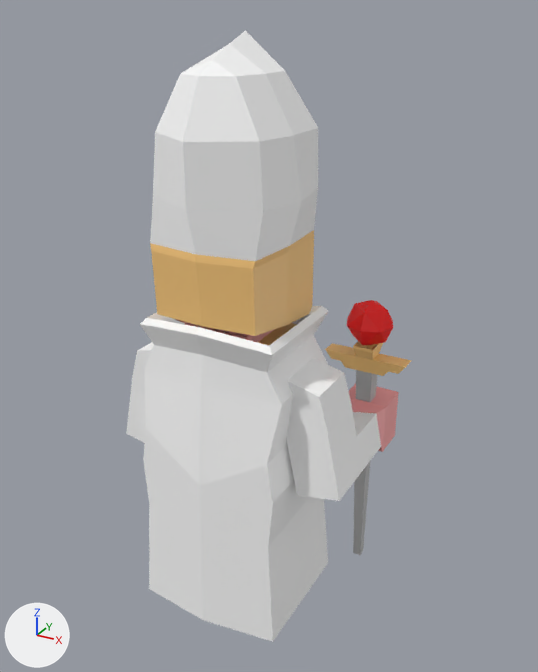
An edit to the FBX model Assets/Art/Models/GEO_CH_Main.fbx, drawn before and after from the same camera.
Rendered twice from a 50 mm lens placed at (0.0174, -0.0284, 0.0295), pointed at (0.0009, 0.0017, 0.0144). The lights are fixed; the arrows at lower left show +X, +Y and +Z. Where no turn or scale is listed for an object, it has been applied to the vertices.

In view in the first picture: 'GEO_CH_Hands_04', 'GEO_CH_Hat_04', 'GEO_CH_Torso_02', 'GEO_Staff_02'.
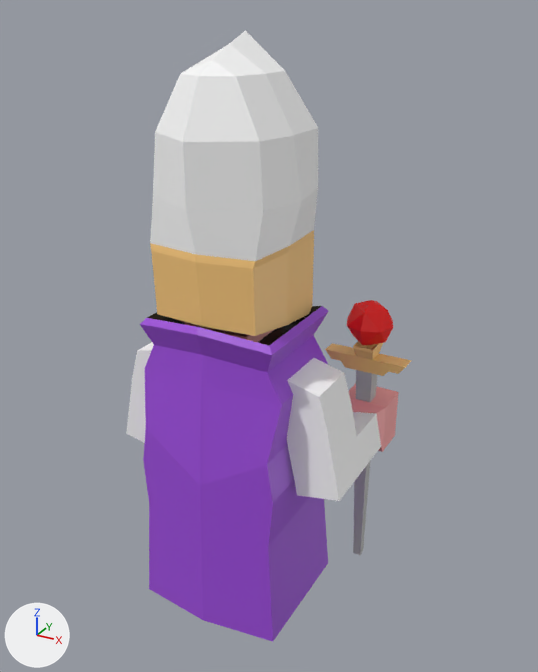
Changed parts and their boxes (x1, y1, x2, y2) in the pictures (538 x 672 px):
```json
{"part": 1, "of": "me_mesh_021", "change": "recoloured", "before": [140, 306, 329, 642], "after": [140, 306, 329, 642], "on screen": "white to purple"}
{"part": 2, "of": "me_mesh_021", "change": "recoloured", "before": [147, 306, 321, 330], "after": [147, 306, 321, 330]}
{"part": 3, "of": "me_mesh_021", "change": "recoloured", "before": [258, 323, 297, 345], "after": [258, 323, 297, 345]}
```

The change, as JSON lines over the scene's bpy script:
```json
{"block": "me_mesh_021", "where": "me_mesh_021.from_pydata(...)  # 76 vertices, 83 faces; spans x -0.0039..0.0039, y -0.0038..0.0039, z 0.0001..0.0165"}
{"block": "me_mesh_021", "where": "# used by ob_geo_ch_torso_02; location = (0.0, 0.0, 0.0)"}
{"block": "me_mesh_021", "change": "me_mesh_021 part 1: 63 of the faces centred in x -0.0037..0.0037, y -0.0035..0.0039, z 0.0001..0.0164 switch from mat_white (white #ffffff) to mat_purple (purple #9e4cdb)"}
{"block": "me_mesh_021", "change": "me_mesh_021 part 2: all 8 faces centred in x -0.0028..0.0028, y -0.0027..0.0024, z 0.0155..0.016 switch from mat_white (white #ffffff) to mat_black (black #000000)"}
{"block": "me_mesh_021", "change": "me_mesh_021 part 3: all 12 faces that had it switch from mat_grounz (beige #ffce80) to mat_black (black #000000)"}
```
